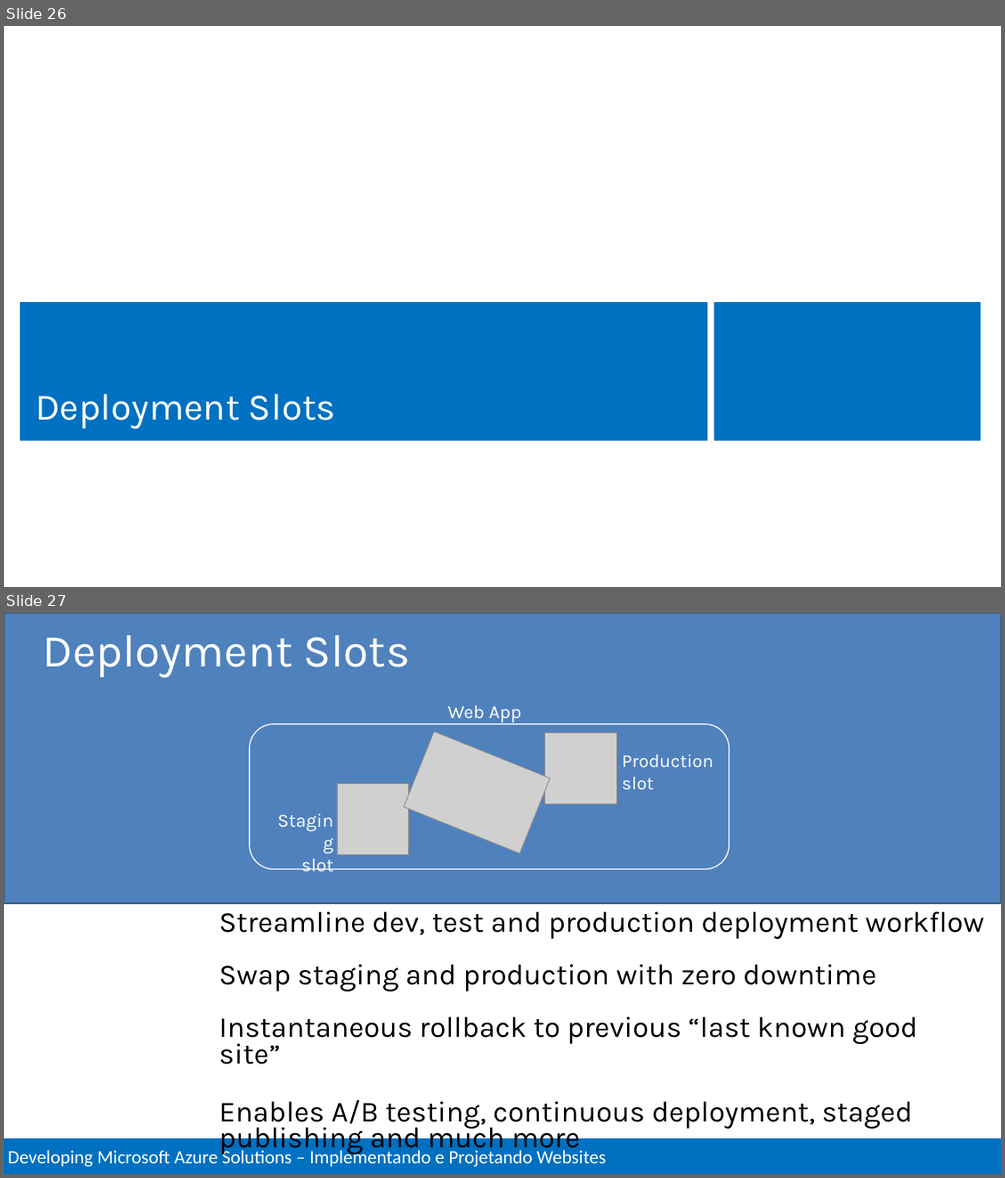
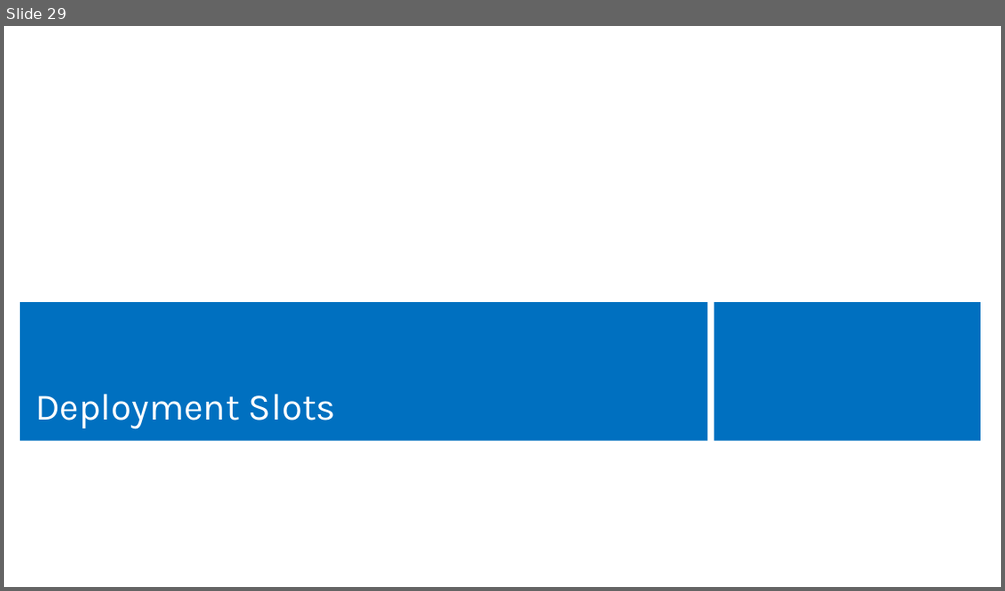
Before and after one commit to Evilazaro/MCSDAzureTraining, a slide deck: Implement and Design Websites/Implement and Design WebSites.pptx. Shown one above the other, each under a label of ours: slides 26 and 27 before the commit, slide 29 after it. The pictures are 1005x1178 and 1005x591 pixels, drawn with LibreOffice and Linux fonts; fonts in the diff are those of the drawing; grey boxes stand for pictures. Boxes give left, top, right and bottom in pixels: in the first picture for what was removed or moved away, otherwise in the second. Text is boxed around its words. In the diff, an @@ line names an element or a change of style, - is before the commit and + after.

Commit message:
Deployment

```diff
--- a/Implement and Design Websites/Implement and Design WebSites.pptx
+++ b/Implement and Design Websites/Implement and Design WebSites.pptx
@@ slide 27 removed at bbox=[4, 613, 1001, 1174], background #FFFFFF @@
@@ rectangle removed at bbox=[4, 613, 1001, 903] @@
@@ title removed at bbox=[42, 635, 410, 677] @@
-Deployment Slots
@@ text removed at bbox=[448, 705, 522, 722] @@
-Web App
@@ rounded rectangle removed at bbox=[250, 723, 728, 868] @@
@@ picture removed at bbox=[404, 731, 550, 854] @@
@@ picture removed at bbox=[545, 732, 617, 803] @@
@@ text removed at bbox=[622, 755, 713, 789] @@
-Production
-slot
@@ picture removed at bbox=[337, 784, 409, 854] @@
@@ text removed at bbox=[301, 858, 333, 871] @@
-Staging
-slot
@@ text removed at bbox=[219, 911, 984, 1155] @@
-Streamline dev, test and production deployment workflow
-Swap staging and production with zero downtime
-Instantaneous rollback to previous “last known good site”
-Enables A/B testing, continuous deployment, staged publishing and much more
@@ rectangle removed at bbox=[4, 1137, 1001, 1174] @@
-Developing Microsoft Azure Solutions – Implementando e Projetando Websites
@@ what was slide 26 is now slide 29 @@
```
Also in this commit, not shown: 4 slides changed, 5 slides added.
